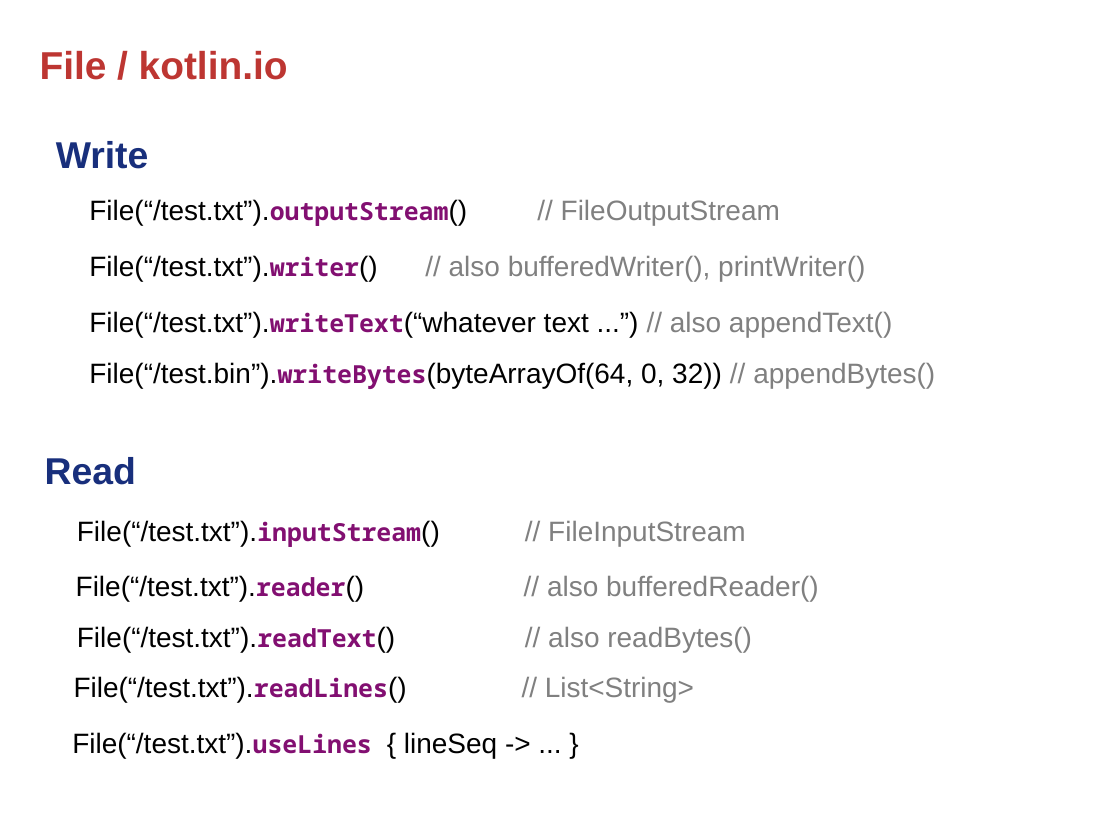
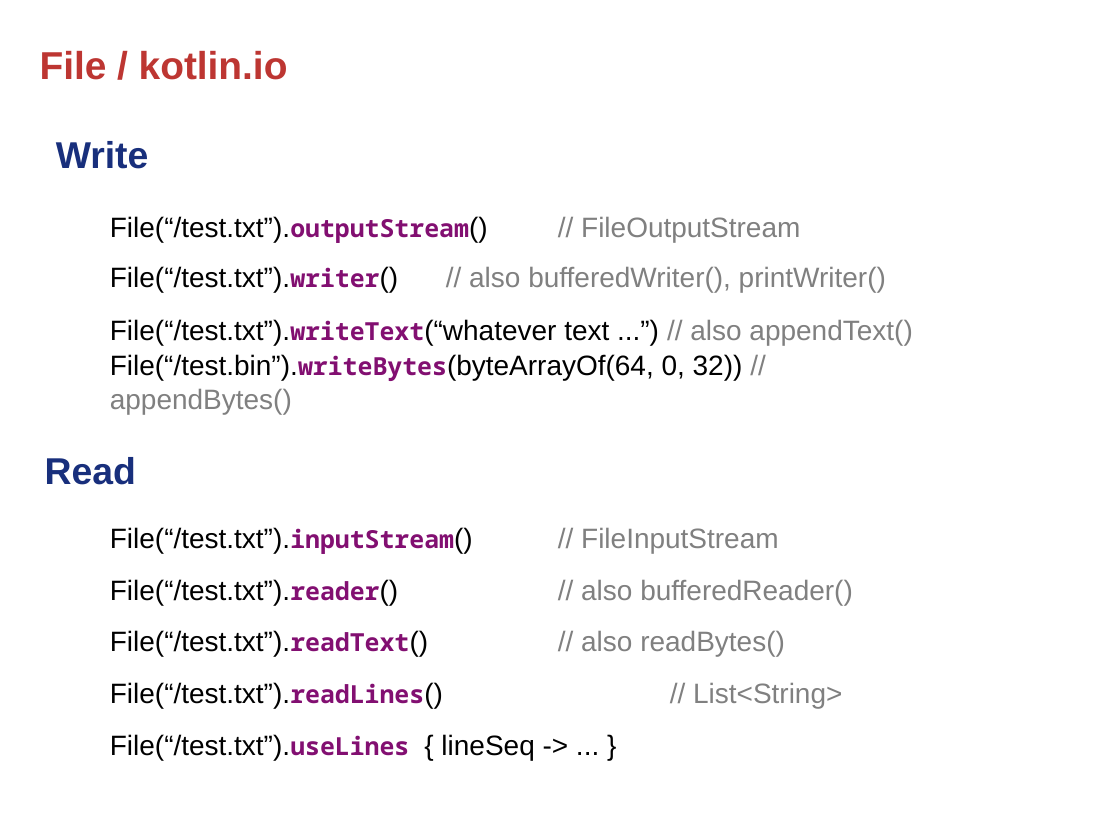
Before and after one commit to rokusjar/KotlinSkoleni, a slide deck: slide 4 of slides/Kotlin - 5. Helpful Extensions.pptx. Drawn at 1120x840 pixels with LibreOffice and Linux fonts; fonts in the diff are those of the drawing; background and template pictures are left out. Boxes give left, top, right and bottom in pixels: in the first picture for what was removed or moved away, otherwise in the second. Text is boxed around its words. In the diff, an @@ line names an element or a change of style, - is before the commit and + after.

```diff
--- a/slides/Kotlin - 5. Helpful Extensions.pptx
+++ b/slides/Kotlin - 5. Helpful Extensions.pptx
@@ text "File(“/test.txt”).outputStream() // FileOutputStream": place and size @@
-text "File(“/test.txt”).outputStream() // FileOutputStream" at bbox=[89, 199, 780, 226]
+text "File(“/test.txt”).outputStream() // FileOutputStream" at bbox=[110, 216, 800, 243]
@@ text "File(“/test.txt”).writer() // also bufferedWriter(), printWr ...": place and size @@
-text "File(“/test.txt”).writer() // also bufferedWriter(), printWr ..." at bbox=[89, 255, 865, 282]
+text "File(“/test.txt”).writer() // also bufferedWriter(), printWr ..." at bbox=[110, 266, 886, 292]
@@ text "File(“/test.txt”).writeText(“whatever text ...”) // also ...": place and size @@
-text "File(“/test.txt”).writeText(“whatever text ...”) // also ..." at bbox=[89, 311, 892, 338]
+text "File(“/test.txt”).writeText(“whatever text ...”) // also ..." at bbox=[110, 319, 912, 345]
@@ text "File(“/test.bin”).writeBytes(byteArrayOf(64, 0, 32)) // appe ..." rewrapped from bbox=[89, 362, 935, 389] to bbox=[110, 354, 743, 414] @@
@@ 3 texts: place and size @@
-3 texts at bbox=[76, 520, 819, 652]
+3 texts at bbox=[110, 527, 853, 656]
@@ text "File(“/test.txt”).readLines() // List<String>" rewrapped from bbox=[74, 676, 694, 702] to bbox=[110, 682, 842, 708] @@
@@ text "File(“/test.txt”).useLines { lineSeq -> ... ...": place and size @@
-text "File(“/test.txt”).useLines { lineSeq -> ... ..." at bbox=[72, 732, 497, 758]
+text "File(“/test.txt”).useLines { lineSeq -> ... ..." at bbox=[110, 734, 534, 760]
```
Also in this commit, not shown: 3 other slides changed, 1 slide added, 2 other files.
